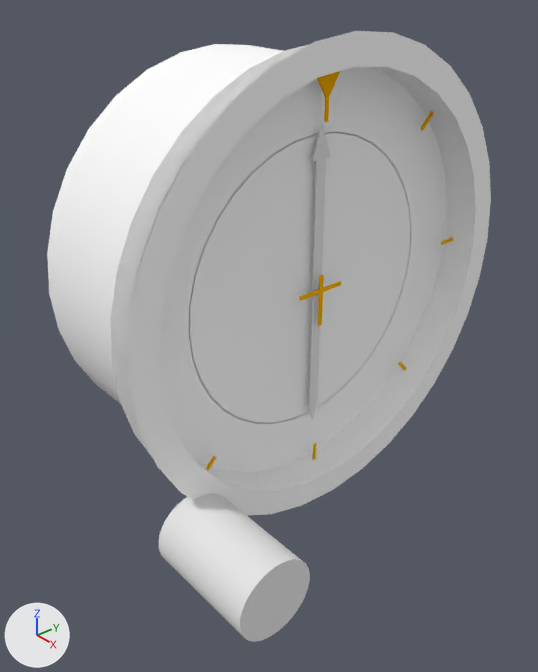
The Blender file dev/blender/instruments/ki227_228.blend, before and after one commit.
Rendered twice from a camera (50 mm lens) standing at (-0.2906, -0.1271, -0.0531) and looking at (-0.3783, -0.0509, -0.1157). The lights are fixed; the arrows at lower left show +X, +Y and +Z. The first picture is the older version.

The first picture shows 'Case', 'CompassRose', 'CompassRoseCenter', 'HDGSelector', 'KI227.ADFNeedle' and 2 more.
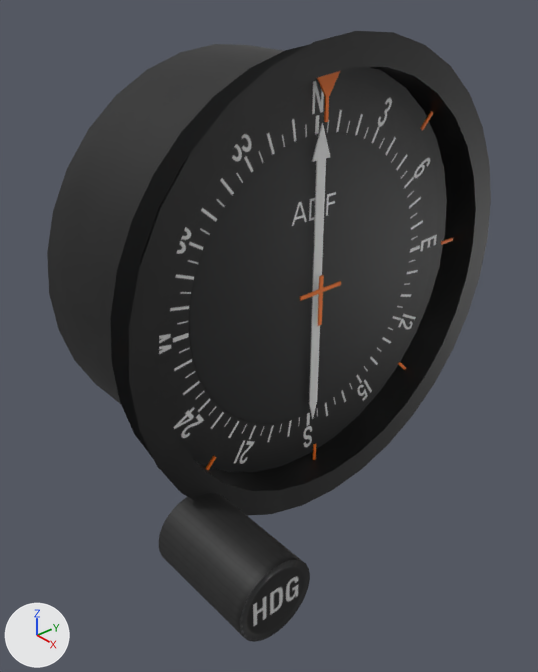
Where the newer file only moved an object's origin or applied its transform, the numbers keep the older frame.

Changed parts and their boxes (x1, y1, x2, y2) in the pictures (538 x 672 px):
```json
{"object": "Case", "change": "recoloured", "before": [47, 31, 491, 516], "after": [47, 31, 491, 516], "on screen": "white to black"}
{"object": "CompassRoseCenter", "change": "recoloured", "before": [189, 132, 411, 424], "after": [189, 132, 411, 424], "on screen": "white to black"}
{"object": "CompassRose", "change": "recoloured", "before": [110, 44, 447, 472], "after": [110, 44, 447, 472], "on screen": "white to black"}
{"object": "HDGSelector", "change": "recoloured", "before": [159, 493, 310, 642], "after": [159, 493, 310, 642], "on screen": "white to black"}
```

The change, as JSON lines over the scene's bpy script:
```json
{"op": "add", "block": "img_adf_background_png", "code": ["img_adf_background_png = load_image('adf-background.png', '../../../Models/Interior/Panel/Instruments/kr87-adf/adf.png', 1024, 512, 'sRGB')"]}
{"op": "add", "block": "mat_adf", "code": ["mat_adf = principled_material('adf')", "mat_adf.texture = img_adf_background_png"]}
{"block": "me_mesh_016", "where": "me_mesh_016.from_pydata(...)  # 37 vertices, 36 faces; spans x 0.0, y -0.0268..0.0268, z -0.0268..0.0268"}
{"op": "remove", "block": "me_mesh_016", "code": "me_mesh_016.materials.append(mat_face)  # white #ffffff"}
{"op": "add", "block": "me_mesh_016", "code": "me_mesh_016.materials.append(mat_adf)  # picture img_adf_background_png"}
{"block": "me_mesh_001", "where": "me_mesh_001.from_pydata(...)  # 73 vertices, 72 faces; spans x 0.0012..0.0222, y -0.0388..-0.0248, z -0.0397..-0.0257"}
{"op": "remove", "block": "me_mesh_001", "code": "me_mesh_001.materials.append(mat_knob)  # white #e7e7e7"}
{"op": "add", "block": "me_mesh_001", "code": "me_mesh_001.materials.append(mat_adf)  # picture img_adf_background_png"}
{"block": "me_mesh_006", "where": "me_mesh_006.from_pydata(...)  # 108 vertices, 72 faces; spans x 0.0, y -0.0404..0.0404, z -0.0404..0.0404"}
{"op": "remove", "block": "me_mesh_006", "code": "me_mesh_006.materials.append(mat_face)  # white #ffffff"}
{"op": "add", "block": "me_mesh_006", "code": "me_mesh_006.materials.append(mat_adf)  # picture img_adf_background_png"}
{"block": "me_circle_009", "where": "me_circle_009.from_pydata(...)  # 128 vertices, 64 faces; spans x -0.034..-0.0003, y -0.1319..-0.0476, z -0.0421..0.0422"}
{"op": "remove", "block": "me_circle_009", "code": "me_circle_009.materials.append(mat_material)  # white #ffffff"}
{"op": "add", "block": "me_circle_009", "code": "me_circle_009.materials.append(mat_adf)  # picture img_adf_background_png"}
```
